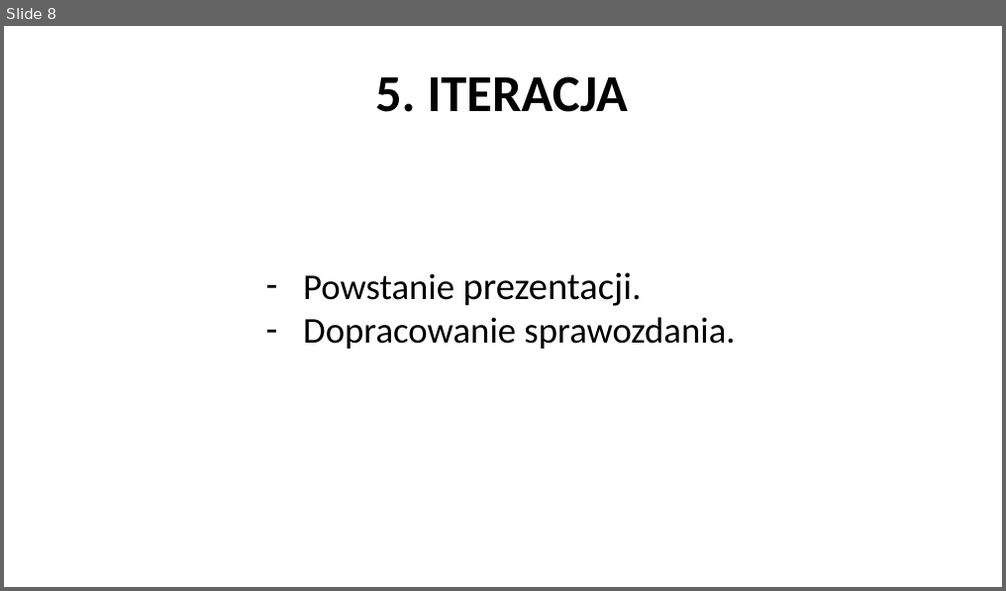
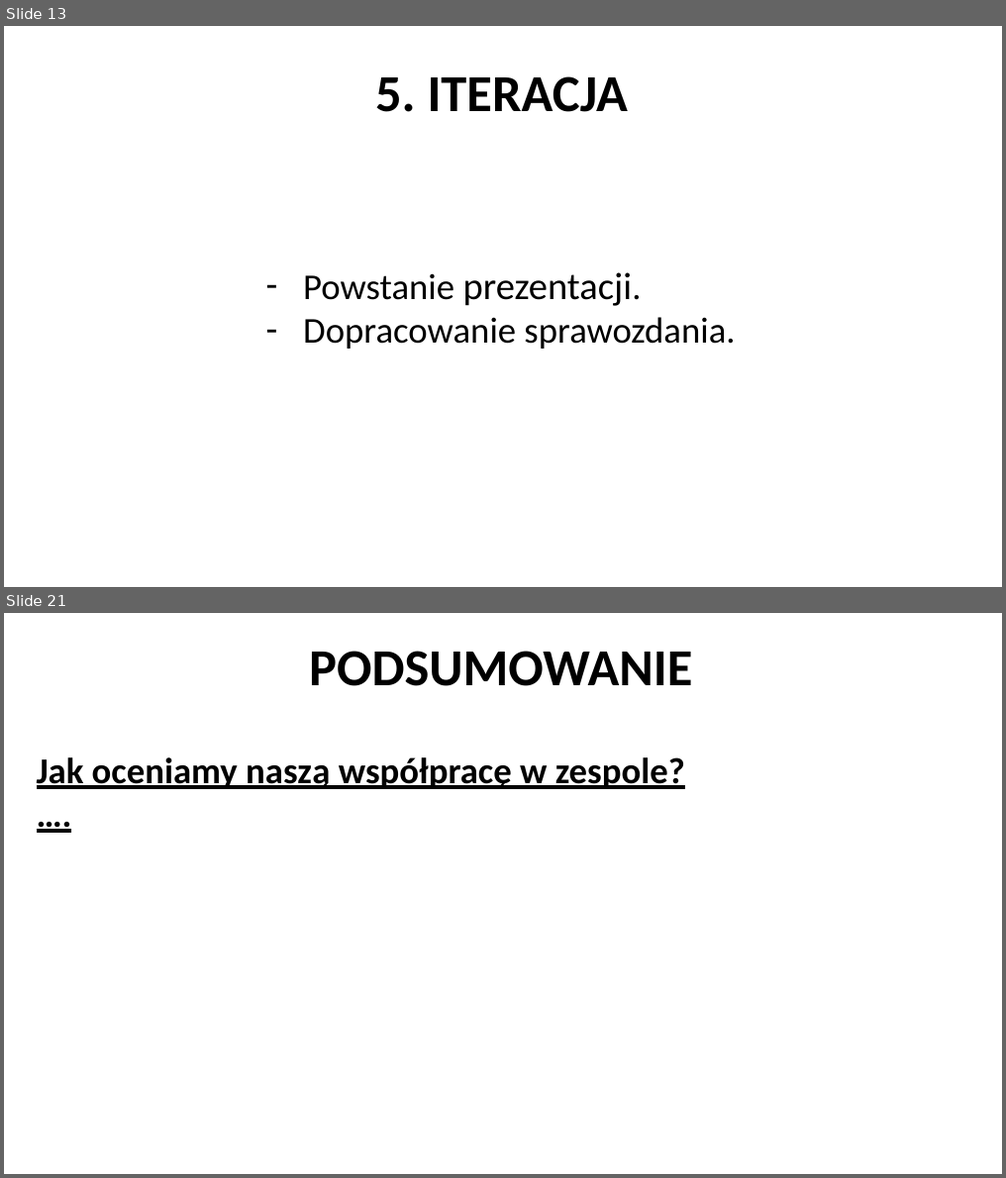
Before and after one commit to ivanprokopets/Team-Project, a slide deck: Documentation/Presentation/Presentation.pptx. Shown one above the other, each under a label of ours: slide 8 before the commit, slides 13 and 21 after it; the slides between them are not shown. The pictures are 1006x591 and 1006x1178 pixels, drawn with LibreOffice and Linux fonts; fonts in the diff are those of the drawing; background and template pictures are left out. Boxes give left, top, right and bottom in pixels: in the first picture for what was removed or moved away, otherwise in the second. Text is boxed around its words. In the diff, an @@ line names an element or a change of style, - is before the commit and + after.

```diff
--- a/Documentation/Presentation/Presentation.pptx
+++ b/Documentation/Presentation/Presentation.pptx
@@ slide 21 added at [4,613,1002,1174], background picture (left out) @@
@@ text added at [309,651,692,686], 50 pt, text #000000, bold @@
+PODSUMOWANIE
@@ text added at [37,758,685,789], 35 pt, text #000000, bold, underline @@
+Jak oceniamy naszą współpracę w zespole?
+….
@@ what was slide 8 is now slide 13 @@
```
Also in this commit, not shown: 1 slide changed, 15 other slides added.
